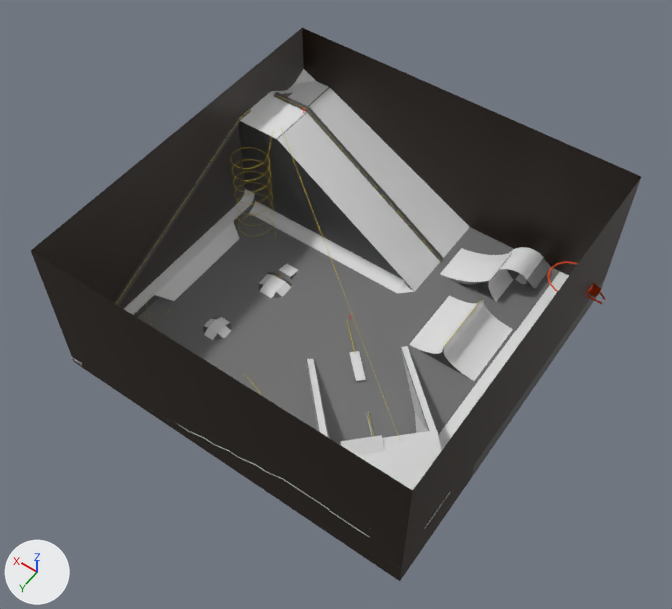
What one commit did to the Blender file Skate Park Scene Trial.blend.
Before and after are seen from a camera (50 mm lens) standing at (-84.0, 121.7, 198.2) and looking at (-1.9, 6.7, 17.5). Every picture has the same lights, and +X, +Y and +Z are marked at lower left.

The scene before the commit, as lines of its bpy script (objects in view):
```python
ob_basketballramp = bpy.data.objects.new('BasketBallRamp', me_plane_011)
ob_basketballramp.location = (-25.3, -37.0, 0.0)
ob_basketballramp.scale = (1.0, 5.1, 1.0)
ob_bigramp = bpy.data.objects.new('BigRamp', me_plane_003)
ob_bigramp.location = (47.8, -30.2, 23.9)
ob_flatpyramidramp = bpy.data.objects.new('FlatPyramidRamp', me_plane_024)
ob_flatpyramidramp.location = (26.9, 20.3, 1.0)
ob_flatpyramidramp.scale = (1.58, 1.58, 1.0)
ob_platformsupportbeamleft = bpy.data.objects.new('PlatformSupportBeamLeft', me_cube_013)
ob_platformsupportbeamleft.location = (-39.5, 20.9, 6.0)
ob_platformsupportbeamleft.rotation_euler = (0.0, 0.0, 0.784)  # degrees (0, 0, 45)
ob_platformsupportbeamleft.scale = (1.0, 1.0, 6.2)
ob_platformsupportbeamright = bpy.data.objects.new('PlatformSupportBeamRight', me_cube_012)
ob_platformsupportbeamright.location = (-22.0, 38.5, 6.0)
ob_platformsupportbeamright.rotation_euler = (0.0, 0.0, 0.786)  # degrees (0, 0, 45)
ob_platformsupportbeamright.scale = (1.0, 1.0, 6.2)
ob_sidecenterramp = bpy.data.objects.new('SideCenterRamp', me_cube_007)
ob_sidecenterramp.location = (44.5, 5.5, 1.1)
ob_sidecenterramp.rotation_euler = (0.0, 0.0, 3.142)  # degrees (0, 0, 180)
ob_sidecenterramp.scale = (1.0, 3.16, 1.0)
# me_cube_012
# before: 3 (-0.1, -34.3, -1.0) at pixel (306, 357), 7 (-5.6, 22.0, 0.9) at pixel (369, 537), 8 (-1.7, -13.7, -1.0), 9 (0.3, -13.9, -1.0) at pixel (316, 425), 14 (0.0, -34.2, -1.0) at pixel (306, 358)
# me_cube_013
# before: 6 (7.1, 22.0, 0.9) at pixel (424, 528), 8 (-1.4, -13.7, -1.0), 9 (0.6, -13.7, -1.0) at pixel (414, 412), 12 (-1.9, -33.8, -1.0) at pixel (407, 345)
# me_cube_007
# before: 0 (2.19, 4.23, -1.15) at pixel (239, 238), 2 (-2.04, 5.08, 1.25) at pixel (233, 221), 4 (1.88, 4.23, -1.15) at pixel (238, 238), 5 (-2.04, 5.0, 1.06) at pixel (232, 222)
# also in view: 'QuarterPipeSpineTransfer' at (-27.0, -14.8, 3.4); 'LargeQuarterPipeFlush' at (-43.8, -37.4, 3.4); 'LargeQuarterPipeLedge' at (-43.7, -2.7, 3.4); 'LongSideLedge' at (49.6, 10.3, 17.2); 'Ground' at (0.0, 0.0, 0.0)
```
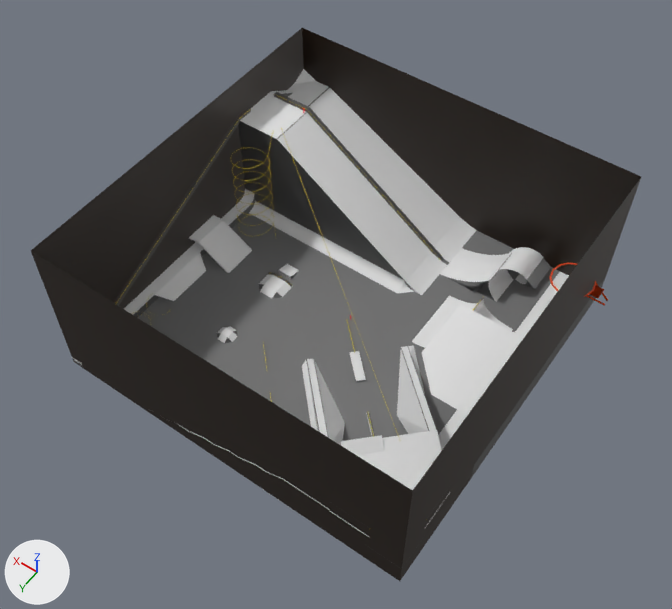
Where the newer file only moved an object's origin or applied its transform, the numbers keep the older frame.

Changed parts and their boxes [x1, y1, x2, y2] in the pictures (672 x 609 px):
'BigRamp', reshaped: before [238, 69, 469, 292]; after [238, 69, 476, 295]
'Plane', added: after [422, 304, 524, 415]
'PlatformSupportBeamLeft', reshaped: before [401, 346, 437, 433]; after [397, 345, 437, 434]
'PlatformSupportBeamRight', reshaped: before [306, 359, 330, 438]; after [302, 359, 345, 444]
'SideElevatedRamp', added: after [189, 215, 252, 273]
'SideCenterRamp', reshaped (39% narrower, 39% shorter): before [155, 222, 239, 301]; after [155, 253, 206, 301]
'FlatPyramidRamp', moved, rescaled (27% narrower, 25% shorter): before [203, 317, 232, 340]; after [217, 326, 238, 343]
part 1 of me_cube_012, built on: before [307, 366, 330, 438]; after [302, 360, 345, 444]
part 2 of me_cube_013, built on: before [401, 350, 428, 433]; after [397, 345, 428, 434]
part 4 of me_plane_003, built on: before [239, 88, 469, 292]; after [406, 218, 476, 295]
'QuarterPipeSpineTransfer', unchanged, covered by the edit: before [409, 296, 513, 381]; after [412, 296, 513, 349]

Patch to the scene script:
```diff
--- a/Skate Park Scene Trial.blend.py
+++ b/Skate Park Scene Trial.blend.py
@@ me_cube_012 @@
 me_cube_012.from_pydata(...)  # 16 vertices, 9 faces, 3 loose edges; spans x -5.6..1.7, y -34.3..22.0, z -1.0..1.0
 # used by ob_platformsupportbeamright; location = (-22.0, 38.5, 6.0); rotation_euler = (0.0, 0.0, 0.786), in degrees (0, 0, 45); scale = (1.0, 1.0, 6.2)
 # verts and faces of me_cube_012; kept vertices keep their numbers, new ones are numbered from 16
+# me_cube_012 part 1
+verts[7] = (0.9, 15.4, 0.9)  # moved, pixel (333, 514)
+verts[8] = (-6.7, -13.8, -1.0)  # moved, pixel (345, 422)
+verts[14] = (-0.1, -34.3, -1.0)  # moved, pixel (306, 357)
+verts[16] = (1.6, -31.9, -1.0)  # pixel (300, 366)
+verts[17] = (2.0, -14.0, -1.0)  # pixel (310, 426)
+verts[18] = (0.0, -31.3, -0.8)  # pixel (307, 365)
+verts[19] = (0.5, -10.8, -0.8)
+faces += [(3, 9, 17, 16), (16, 17, 19, 18), (9, 19, 17), (3, 16, 18)]  # mat_material (white #e7e7e7)
 me_cube_012.materials.append(mat_material)
@@ me_cube_013 @@
 me_cube_013.from_pydata(...)  # 16 vertices, 9 faces, 3 loose edges; spans x -2.0..7.1, y -34.0..22.0, z -1.0..1.0
 # used by ob_platformsupportbeamleft; location = (-39.5, 20.9, 6.0); rotation_euler = (0.0, 0.0, 0.784), in degrees (0, 0, 45); scale = (1.0, 1.0, 6.2)
 # verts and faces of me_cube_013; kept vertices keep their numbers, new ones are numbered from 16
+# me_cube_013 part 2
+verts[6] = (0.3, 15.2, 0.9)  # moved, pixel (447, 495)
+verts[9] = (5.3, -13.7, -1.0)  # moved, pixel (396, 414)
+verts[12] = (-2.0, -34.0, -1.0)  # moved, pixel (407, 344)
+verts[16] = (-3.1, -13.7, -1.0)  # pixel (429, 410)
+verts[17] = (-3.7, -34.0, -1.0)  # pixel (414, 344)
+verts[18] = (-1.3, -10.8, -0.8)
+verts[19] = (-1.9, -30.9, -0.8)  # pixel (410, 352)
+faces += [(8, 16, 17, 12), (16, 17, 19, 18), (12, 19, 17), (8, 16, 18)]  # mat_material (white #e7e7e7)
 me_cube_013.materials.append(mat_material)
@@ me_cube_007 @@
 me_cube_007.from_pydata(...)  # 8 vertices, 6 faces; spans x -2.04..2.19, y -5.46..5.08, z -1.15..1.25
 # used by ob_sidecenterramp; location = (44.5, 5.5, 1.1); rotation_euler = (0.0, 0.0, 3.142), in degrees (0, 0, 180); scale = (1.0, 3.16, 1.0)
+# me_cube_007 part 3
+for i in [0, 2, 4, 5]: me_cube_007.vertices[i].co += Vector((0.0, -4.61, 0.0))
 me_cube_007.materials.append(mat_material)
@@ me_plane_003 @@
-me_plane_003.from_pydata(...)  # 54 vertices, 33 faces, 3 loose edges; spans x -56.6..2.2, y -19.8..9.7, z -23.9..8.3
+me_plane_003.from_pydata(...)  # 69 vertices, 42 faces, 6 loose edges; spans x -58.9..2.2, y -19.8..9.7, z -23.9..8.3
+# me_plane_003 part 4: 1 vertex removed from x -56.6, y 9.7, z -23.9; 20 vertices added at x -58.9..-53.1, y -19.8..9.7, z -23.9..-21.8
 me_plane_003.materials.append(mat_material)
@@ me_plane_028 @@
+me_plane_028.from_pydata([(-2.04, -6.82, 3.38), (1.4, -6.82, 3.38), (-2.04, 3.83, 3.38), (1.4, 3.83, 3.38), (-2.04, -6.82, 3.38), (-2.04, 3.83, 3.38), (-12.0, -6.82, -2.89), (-12.0, 3.83, -2.89), (-2.04, -6.56, 3.88), (-1.96, -6.82, 3.62), (1.4, -6.56, 3.88), (1.4, -6.82, 3.62), (-2.04, 3.56, 3.88), (-1.96, 3.83, 3.62), (1.4, 3.83, 3.62), (1.4, 3.56, 3.88), (-12.0, -6.82, -2.71), (-12.0, -6.56, -2.39), (-12.0, 3.56, -2.39), (-12.0, 3.83, -2.71)], [], [(9, 16, 6, 4), (8, 10, 15, 12), (19, 13, 5, 7), (13, 14, 3, 2), (11, 9, 0, 1), (0, 2, 3, 1), (6, 7, 5, 4), (9, 11, 10, 8), (14, 13, 12, 15), (16, 9, 8, 17), (13, 19, 18, 12), (8, 12, 18, 17)])
@@ me_plane_029 @@
+me_plane_029.from_pydata([(-1.0, -27.5, 0.0), (20.0, -27.5, 0.0), (-1.0, -2.1, 0.0), (20.0, -10.4, 0.0), (12.3, -2.1, 0.0)], [], [(2, 4, 3, 1, 0)])
@@ ob_flatpyramidramp @@
 ob_flatpyramidramp = bpy.data.objects.new('FlatPyramidRamp', me_plane_024)
-ob_flatpyramidramp.location = (26.9, 20.3, 1.0)
-ob_flatpyramidramp.scale = (1.58, 1.58, 1.0)
+ob_flatpyramidramp.location = (23.5, 20.3, 1.0)
+ob_flatpyramidramp.scale = (1.14, 1.14, 1.0)
@@ ob_sideelevatedramp @@
+ob_sideelevatedramp = bpy.data.objects.new('SideElevatedRamp', me_plane_028)
+ob_sideelevatedramp.location = (48.6, 0.1, 2.4)
@@ ob_plane @@
+ob_plane = bpy.data.objects.new('Plane', me_plane_029)
+ob_plane.location = (-49.0, 21.7, 24.8)
```
